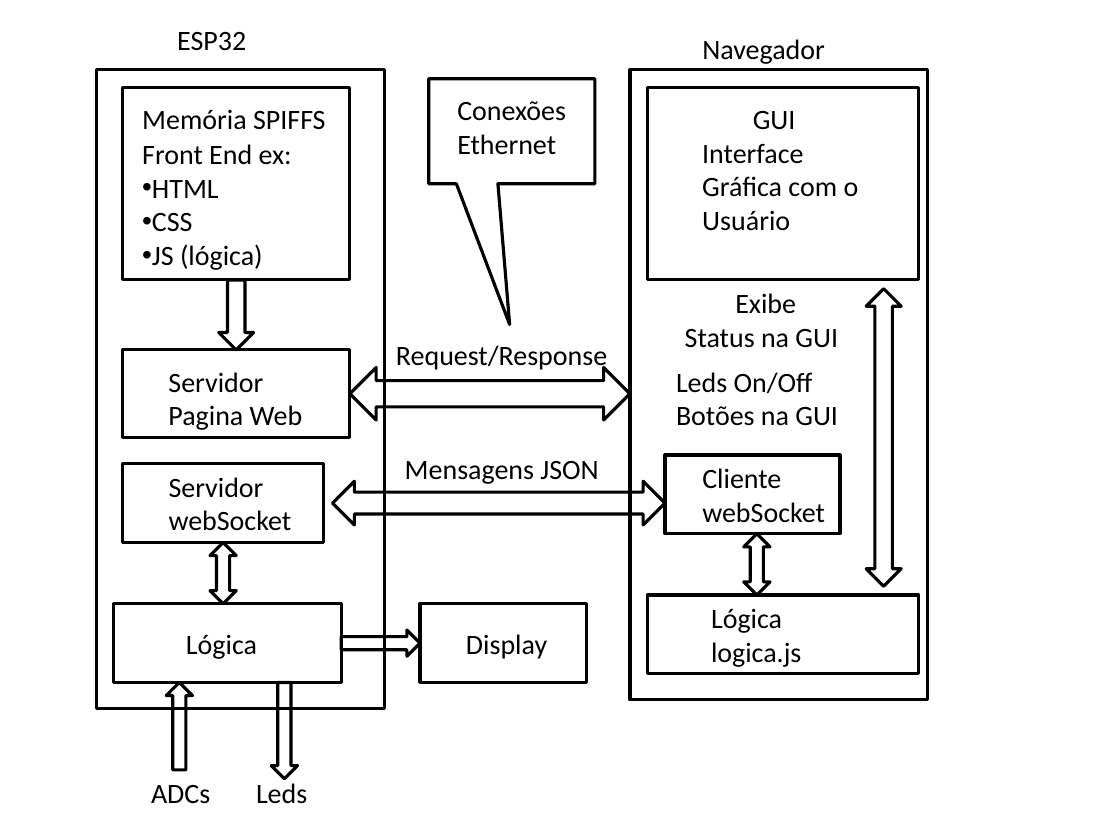
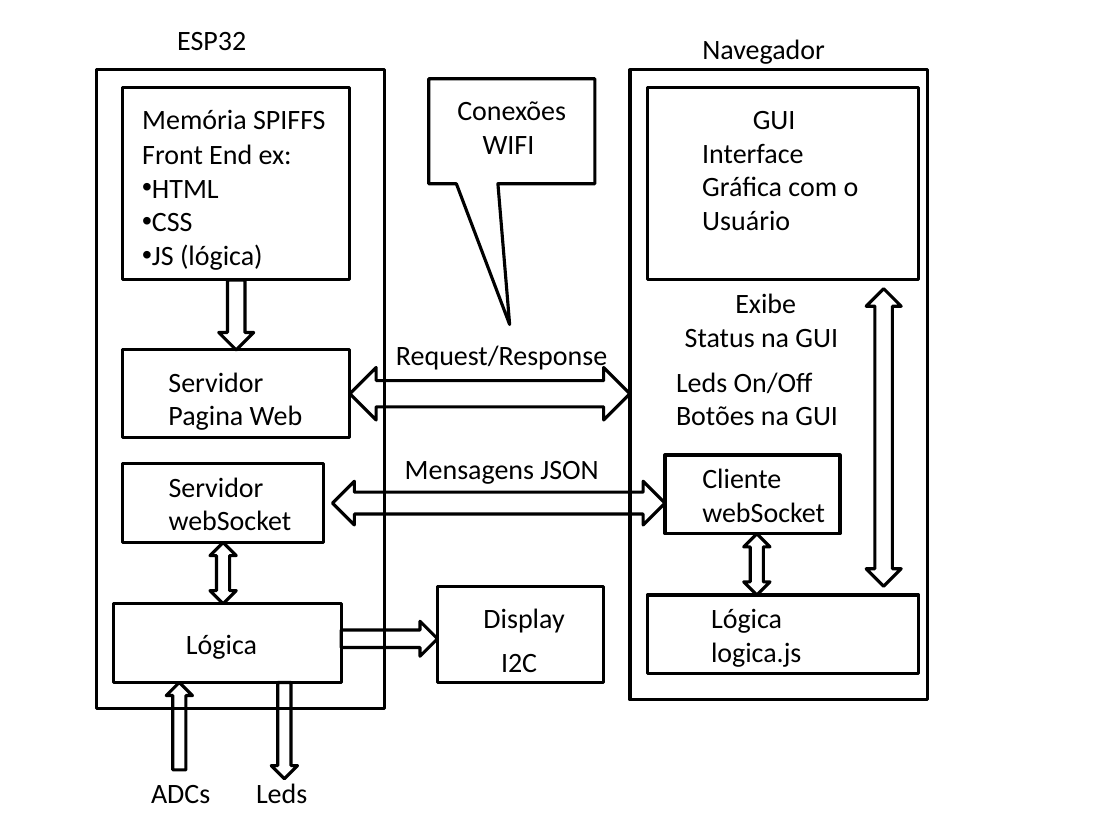
Before and after one commit to rubenshubnerjunior/Esp32_WebServer, a slide deck: slide 1 of Apresentação1.pptx. Drawn at 1120x840 pixels with LibreOffice and Linux fonts; fonts in the diff are those of the drawing. Boxes give left, top, right and bottom in pixels: in the first picture for what was removed or moved away, otherwise in the second. Text is boxed around its words. In the diff, an @@ line names an element or a change of style, - is before the commit and + after.

```diff
--- a/Apresentação1.pptx
+++ b/Apresentação1.pptx
@@ text at (x1=483, y1=136, x2=535, y2=154): text changed @@
-Ethernet
+WIFI
@@ rectangle resized from (x1=420, y1=604, x2=586, y2=682) to (x1=438, y1=586, x2=604, y2=682) @@
@@ text "Display" moved from (x1=466, y1=634, x2=547, y2=659) to (x1=483, y1=608, x2=564, y2=633) @@
@@ left arrow resized from (x1=342, y1=631, x2=420, y2=656) to (x1=342, y1=622, x2=438, y2=656) @@
@@ text added at (x1=501, y1=654, x2=537, y2=673), 18 pt, text #000000 @@
+I2C
```
Also in this commit, not shown: 1 other file.
